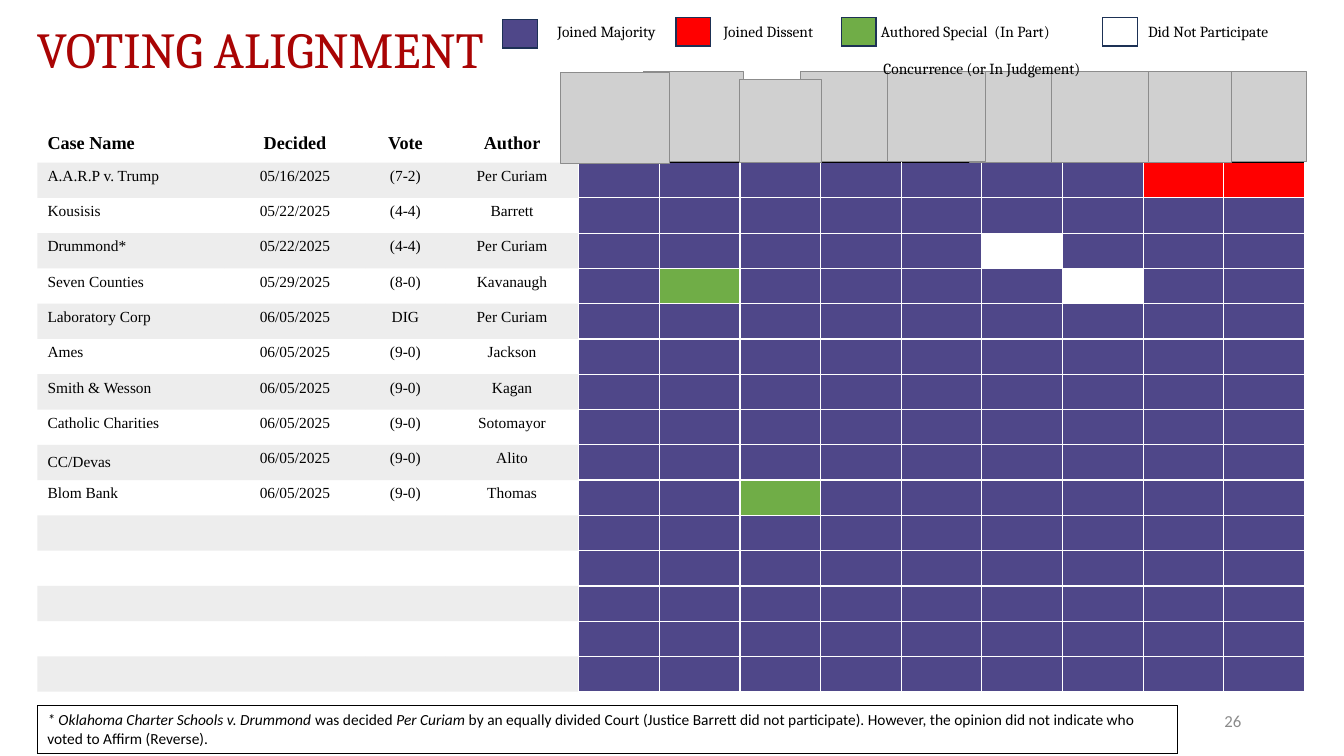
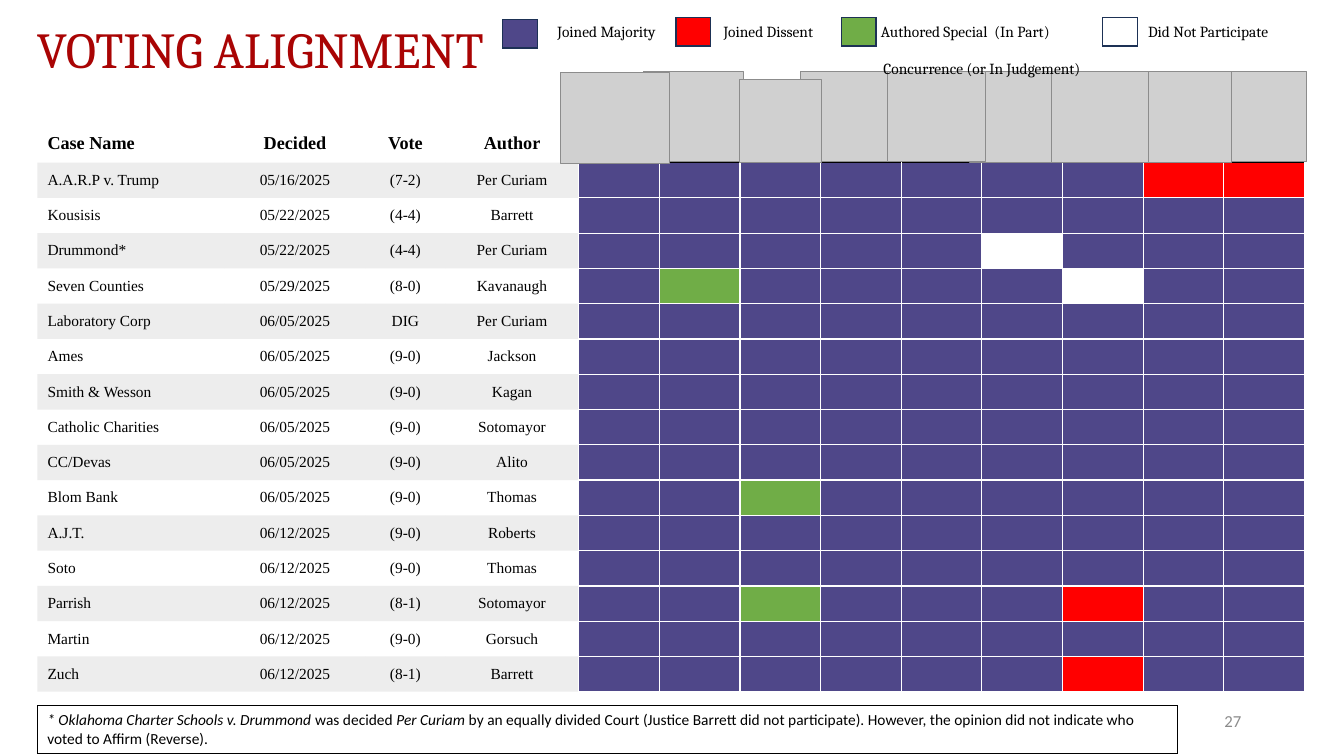
Before and after one commit to JakeTruscott/scotuswatch, a slide deck: slide 27 of Stat Reviews/OT24_StatReview/compilation/SCOTUSBlog/statpack_OT24.pptx (slide 26 before the commit). Drawn at 1344x756 pixels with LibreOffice and Linux fonts; fonts in the diff are those of the drawing; grey boxes stand for pictures. Boxes give left, top, right and bottom in pixels: in the first picture for what was removed or moved away, otherwise in the second. Text is boxed around its words. In the diff, an @@ line names an element or a change of style, - is before the commit and + after.

```diff
--- a/Stat Reviews/OT24_StatReview/compilation/SCOTUSBlog/statpack_OT24.pptx
+++ b/Stat Reviews/OT24_StatReview/compilation/SCOTUSBlog/statpack_OT24.pptx
@@ table at [37,124,1305,692] @@
-row 12:  |  |  |  |  |  |  |  |  |  |  |  | 
+row 12: A.J.T. | 06/12/2025 | (9-0) | Roberts |  |  |  |  |  |  |  |  | 
-row 13:  |  |  |  |  |  |  |  |  |  |  |  | 
+row 13: Soto | 06/12/2025 | (9-0) | Thomas |  |  |  |  |  |  |  |  | 
-row 14:  |  |  |  |  |  |  |  |  |  |  |  | 
+row 14: Parrish | 06/12/2025 | (8-1) | Sotomayor |  |  |  |  |  |  |  |  | 
-row 15:  |  |  |  |  |  |  |  |  |  |  |  | 
+row 15: Martin | 06/12/2025 | (9-0) | Gorsuch |  |  |  |  |  |  |  |  | 
-row 16:  |  |  |  |  |  |  |  |  |  |  |  | 
+row 16: Zuch | 06/12/2025 | (8-1) | Barrett |  |  |  |  |  |  |  |  | 
@@ fill #4F4789 to #70AD47 in row 14, column 7 @@
@@ fill #4F4789 to #FF0000 in 2 cells @@
@@ page number at [1224,716,1241,727]: text changed @@
-26
+27
```
Also in this commit, not shown: 14 other slides changed, 1 slide added, 43 other files.
